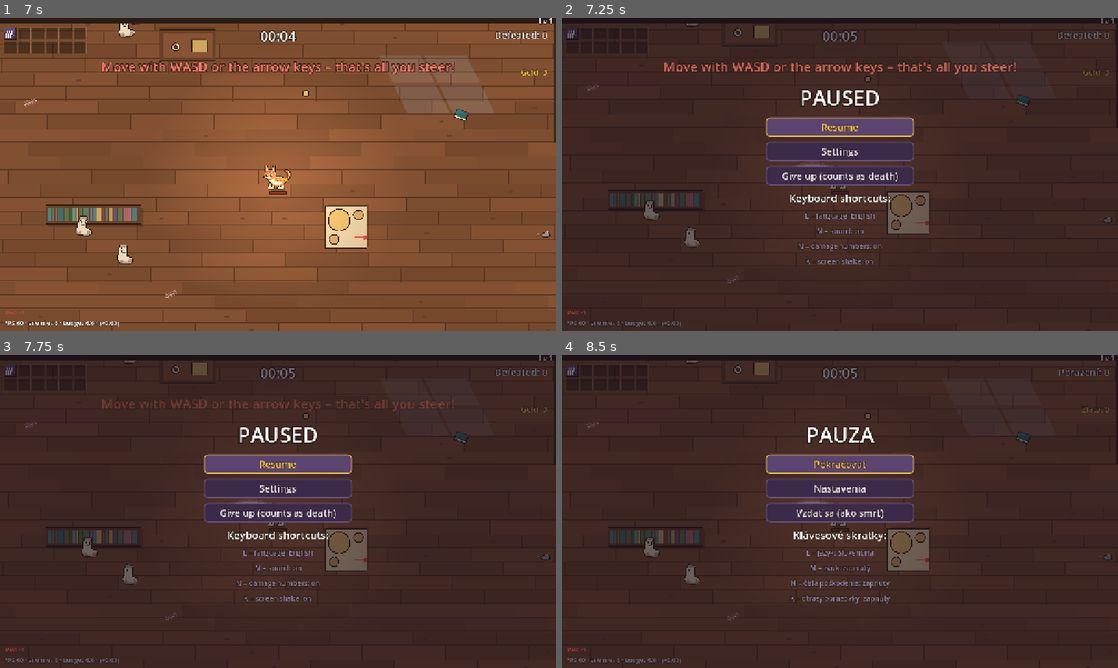
Above: before the commit, frames 1-4 (two rows, left to right).
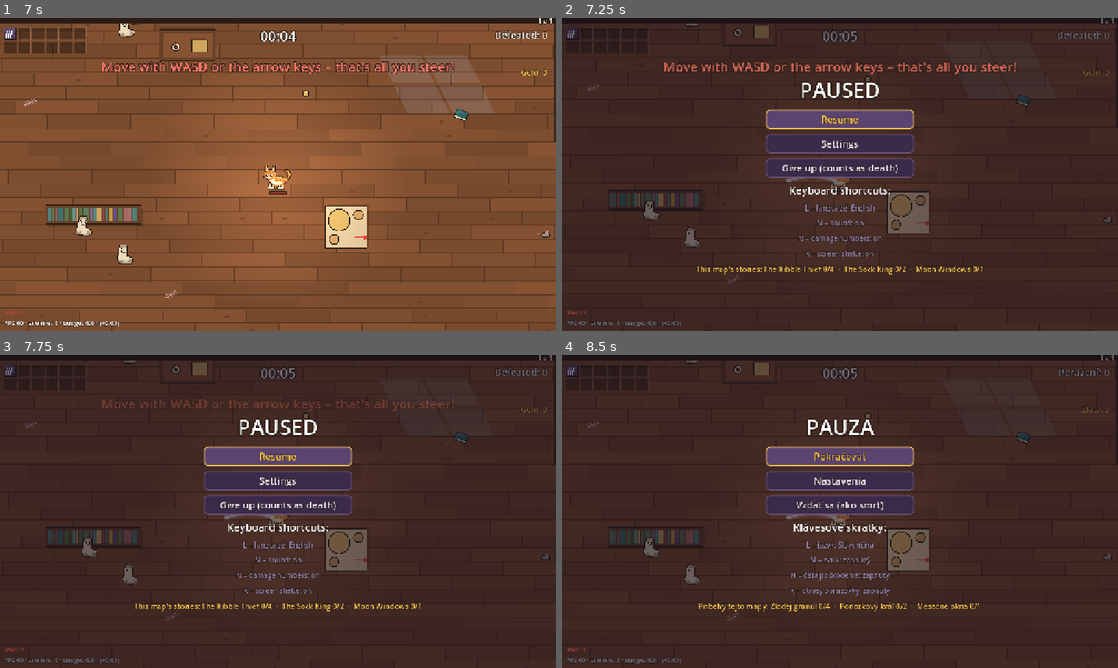
Above: after the commit, the same moments.

Repository: johnniccon01/cat-survivors
Game: Godot game, scene res://scenes/main_menu.tscn
Same seed, same stepped clock (60 frames per second), same inputs: the game is played once before the commit and once after it.
Inputs (mouse positions are in pixels of both pictures, inside the frame that each line leads up to):
- Up to frame 1 (7 s): click "Play" at 0.5 s; click "Play" at 1.25 s; tap Enter (ui_accept) at 2, 3.5 s; drag from (50, 227) to (333, 105) at 2.02 s; drag from (166, 190) to (250, 237) at 2.77 s; move the mouse to (333, 105) at 3.52 s; hold D (move_right) 3.53-4.25 s; hold K (toggle_shake) 3.53-4.25 s; tap L (language) at 3.8 s; drag from (250, 237) to (111, 127) at 4.27 s; move the mouse to (444, 221) at 5.02 s; hold A (move_left) 5.03-5.75 s; hold X (challenges) 5.03-5.75 s; tap U (shop) at 5.27, 5.57 s; tap K (toggle_shake) at 5.3 s; tap M (mute) at 5.65 s; drag from (111, 127) to (194, 96) at 5.77 s; move the mouse to (305, 174) at 6.52 s; hold S (move_down) from 6.53 s (still down); hold T (daily) from 6.53 s (still down); click (305, 174) at 6.67 s; tap N (toggle_numbers) at 6.8 s
- Up to frame 2 (7.25 s): keep holding S (move_down); keep holding T (daily); tap Escape (pause) at 7.15 s
- Up to frame 3 (7.75 s): release S (move_down) at 7.25 s; release T (daily) at 7.25 s; drag from (194, 433) to (166, 527) at 7.27 s
- Up to frame 4 (8.5 s): move the mouse to (962, 495) at 8.02 s; hold W (move_up) from 8.03 s (still down); hold G (goals) from 8.03 s (still down); tap U (shop) at 8.27 s; tap L (language) at 8.3 s

Frame 1 is identical in both runs. In frame 2, 6.6% of the frame differs, in the area x 24-76%, y 20-82%; in frame 3, 6.6%; in frame 4, 6.8%, in the area x 24-75%, y 20-82%.

Commit message:
Pause screen lists this map's stories and their progress
Co-Authored-By: Claude Opus 5.5 <noreply@anthropic.com>

Diff:
--- a/locale/translations.csv
+++ b/locale/translations.csv
@@ -1376,3 +1376,4 @@
 ACH_DAILY_DESC,Win a daily night,Vyhraj dennú noc,Vyhraj denní noc
 ACH_DAILY_7_NAME,Regular,Štamgast,Štamgast
 ACH_DAILY_7_DESC,Win 7 daily nights,Vyhraj 7 denných nocí,Vyhraj 7 denních nocí
+PAUSE_STORIES,This map's stories: %s,Príbehy tejto mapy: %s,Příběhy této mapy: %s
--- a/scripts/ui/hud.gd
+++ b/scripts/ui/hud.gd
@@ -21,6 +21,7 @@
 var _gold_label: Label
 var _debug_label: Label
 var _pause_overlay: Control
+var _pause_stories: Label
 var _pause_language: Label
 var _pause_sound: Label
 var _pause_numbers: Label
@@ -102,6 +103,7 @@
 	give_up.pressed.connect(func() -> void: give_up_pressed.emit())
 	for i in 3:
 		var b: Button = [resume, open_settings, give_up][i]
+		b.size_flags_horizontal = Control.SIZE_SHRINK_CENTER
 		pause_box.add_child(b)
 		pause_box.move_child(b, 1 + i)
 	_pause_language = _pause_overlay.get_node("Box").get_child(5)
@@ -111,6 +113,11 @@
 	for line: Label in [_pause_language, _pause_sound, _pause_numbers, _pause_shake]:
 		line.label_settings.font_size = 16
 		line.label_settings.font_color = UiStyle.MUTED
+	_pause_stories = _label(17, HORIZONTAL_ALIGNMENT_CENTER)
+	_pause_stories.label_settings.font_color = UiStyle.GOLD
+	_pause_stories.autowrap_mode = TextServer.AUTOWRAP_WORD_SMART
+	_pause_stories.custom_minimum_size = Vector2(900, 0)
+	pause_box.add_child(_pause_stories)
 
 	settings = SettingsPanel.new()
 	add_child(settings)
@@ -332,9 +339,26 @@
 	_pause_sound.text = tr("PAUSE_SOUND") % tr("SOUND_OFF" if Settings.muted else "SOUND_ON")
 	_pause_numbers.text = tr("PAUSE_NUMBERS") % tr("SOUND_ON" if Settings.damage_numbers else "SOUND_OFF")
 	_pause_shake.text = tr("PAUSE_SHAKE") % tr("SOUND_ON" if Settings.screen_shake else "SOUND_OFF")
+	_pause_stories.text = _stories_text()
 	_pause_overlay.visible = on
 	if on:
 		(_pause_overlay.get_node("Box").get_child(1) as Button).grab_focus.call_deferred()
+
+
+## "This map's stories: The Kibble Thief 1/4 · ..." for the pause screen.
+func _stories_text() -> String:
+	var spawner: Variant = get_parent().get("spawner")
+	if spawner == null:
+		return ""
+	var stage: String = spawner.stage_id
+	var parts: Array[String] = []
+	for id: String in GameData.chains:
+		if GameData.chains[id].get("stage", "any") != stage:
+			continue
+		var n := ChainStep.steps(id).size()
+		var done := ChainStep.progress_of(id)
+		parts.append("%s %s" % [tr("CHAIN_%s_NAME" % id), "✓" if done >= n else "%d/%d" % [done, n]])
+	return "" if parts.is_empty() else tr("PAUSE_STORIES") % "  ·  ".join(parts)
 
 
 ## `title` is already translated (the cat's name, or the devil's line).
Binary file changed: locale/translations.cs.translation
Binary file changed: locale/translations.en.translation
Binary file changed: locale/translations.sk.translation
Not shown, changed: PLAN.md
